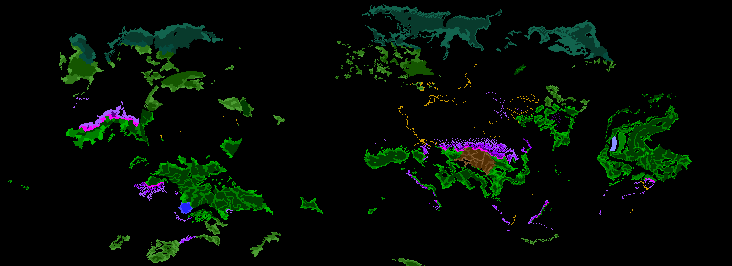
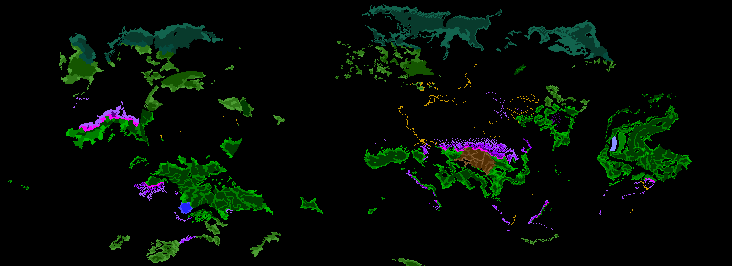
Layered file, before and after one edit (732x266). Changes by layer:
painted on "trees.bmp" over [left=112, top=67, right=555, bottom=257]
